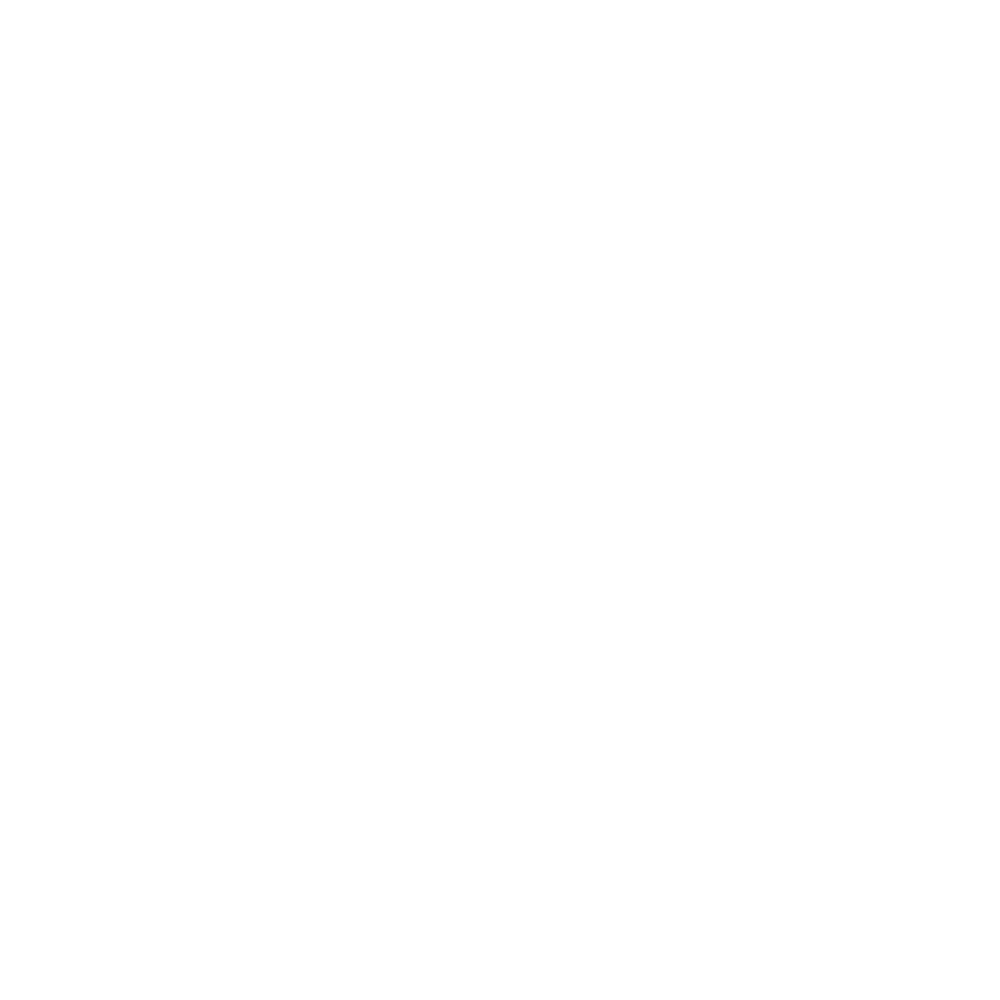
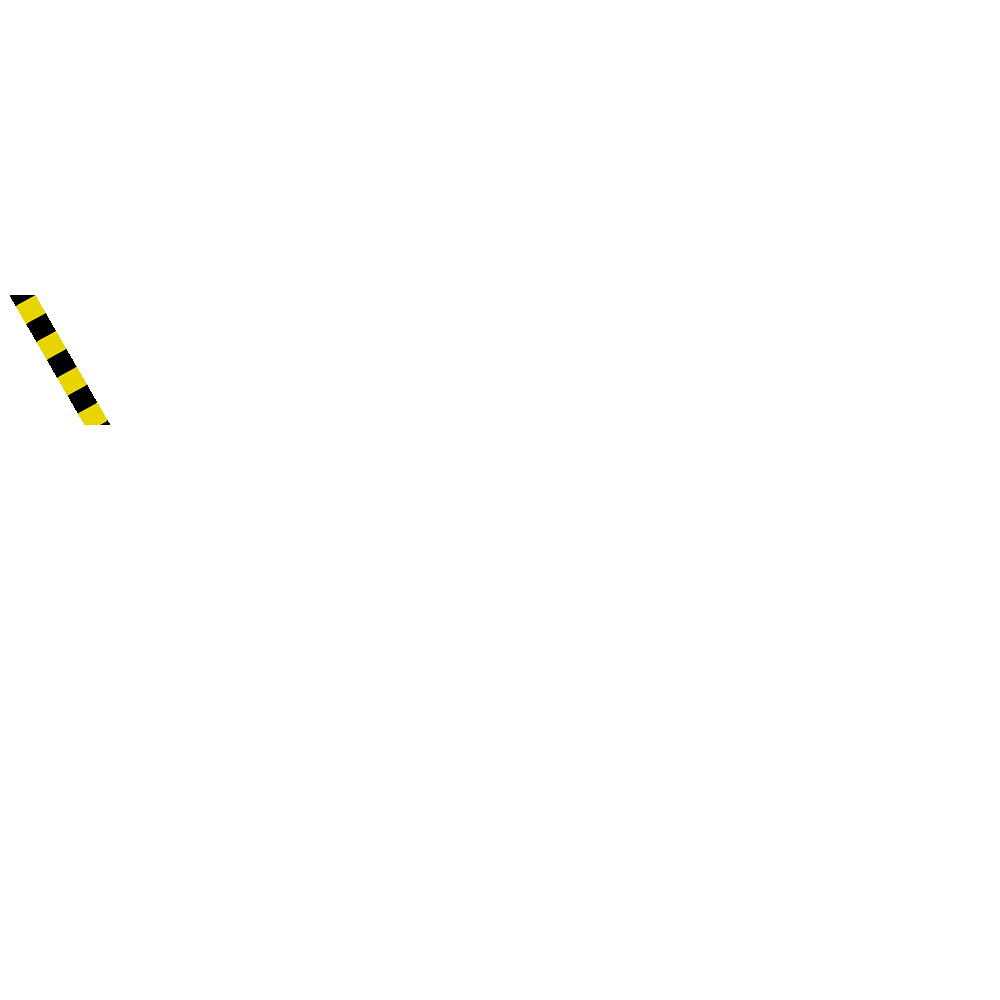
The second 1000px x 1000px image is a revision of the first. Changes to its layers:
hid "Layer 1" over [10, 295, 110, 425]
added layer "Layer 2" (dissolve) above "bar full" over [10, 295, 110, 425]
